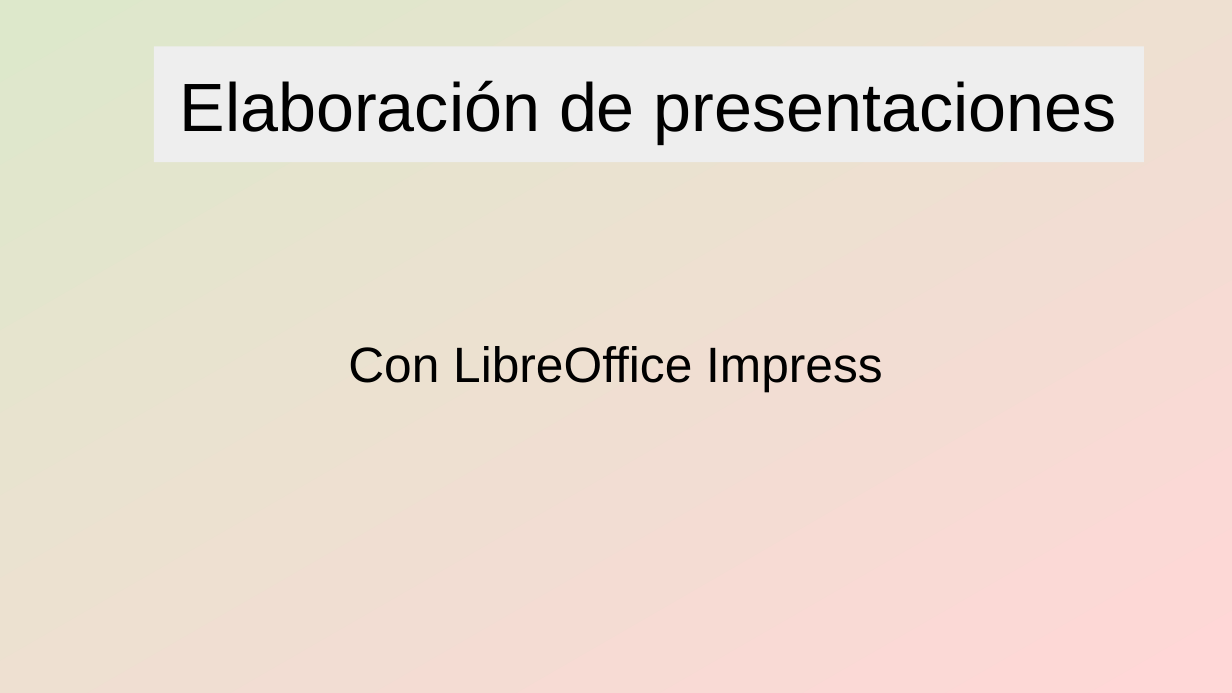
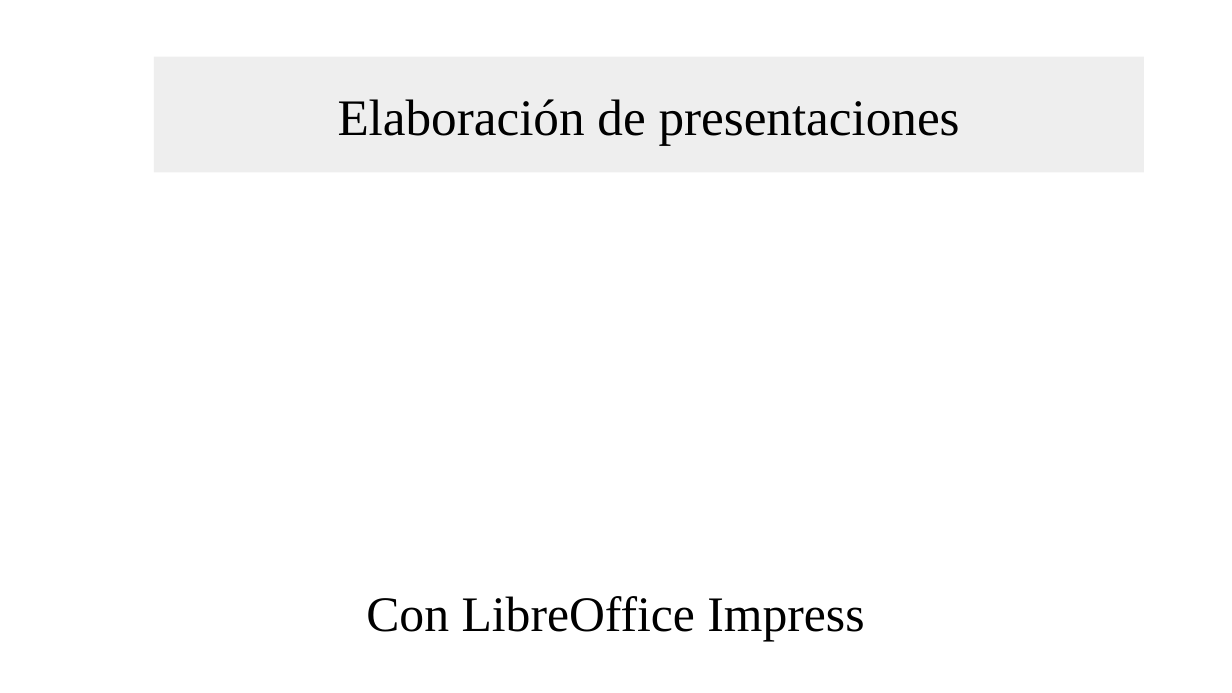
Before and after one commit to javieregeablasco/Apuntes, a slide deck: slide 1 of docs/SMX/SMX_1/AO/07_Presentaciones/Tareas/RA7-CEa.odp. Drawn at 1232x693 pixels with LibreOffice and Linux fonts; fonts in the diff are those of the drawing; background and template pictures are left out. Boxes give left, top, right and bottom in pixels: in the first picture for what was removed or moved away, otherwise in the second. Text is boxed around its words. In the diff, an @@ line names an element or a change of style, - is before the commit and + after.

```diff
--- a/docs/SMX/SMX_1/AO/07_Presentaciones/Tareas/RA7-CEa.odp
+++ b/docs/SMX/SMX_1/AO/07_Presentaciones/Tareas/RA7-CEa.odp
@@ background gradient #DDE8CB to #FFD7D7 to picture (left out) @@
@@ title "Elaboración de presentaciones" moved from (x1=154, y1=47, x2=1145, y2=163) to (x1=154, y1=57, x2=1145, y2=173) @@
@@ title "Elaboración de presentaciones" at (x1=154, y1=57, x2=1145, y2=173): size 44 to 33 pt, font Arial to Times New Roman @@
@@ text "Con LibreOffice Impress" moved from (x1=348, y1=346, x2=883, y2=392) to (x1=366, y1=596, x2=864, y2=641) @@
@@ text "Con LibreOffice Impress" at (x1=366, y1=596, x2=864, y2=641): font Arial to Times New Roman @@
```
Also in this commit, not shown: 4 other files.
